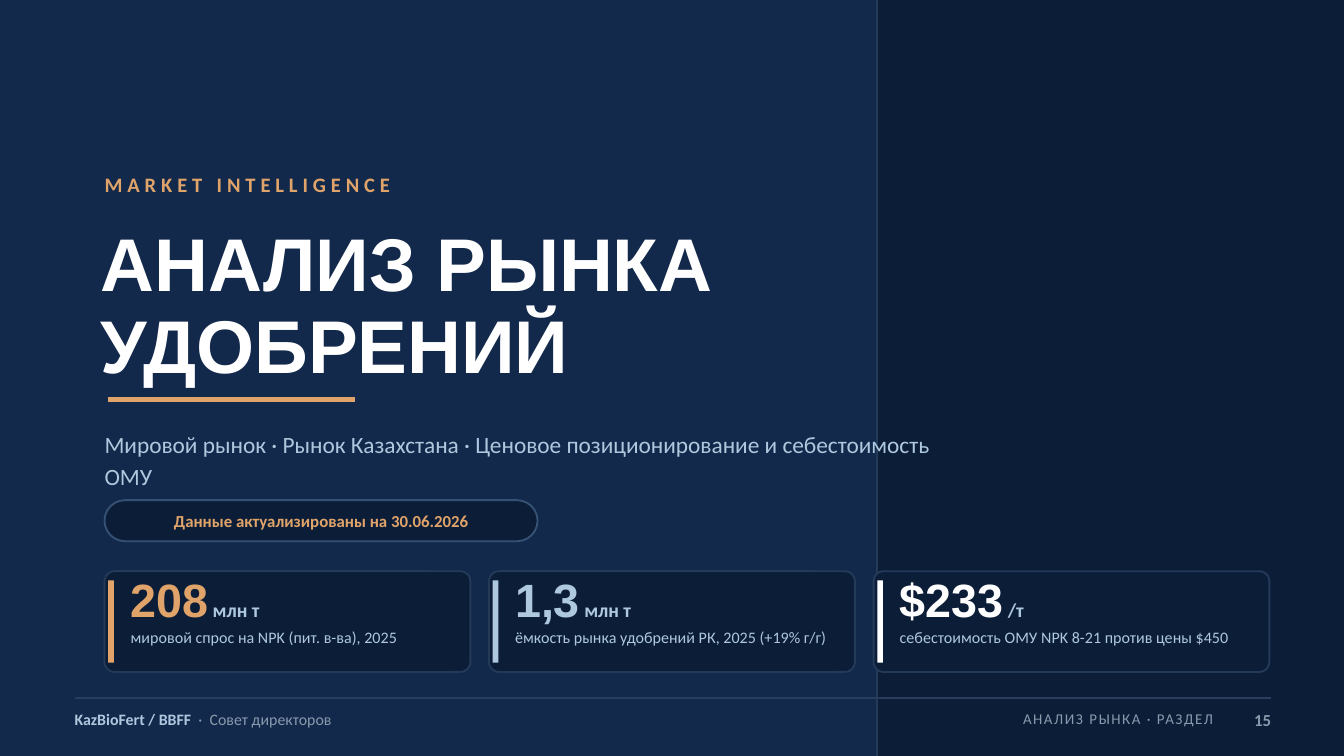
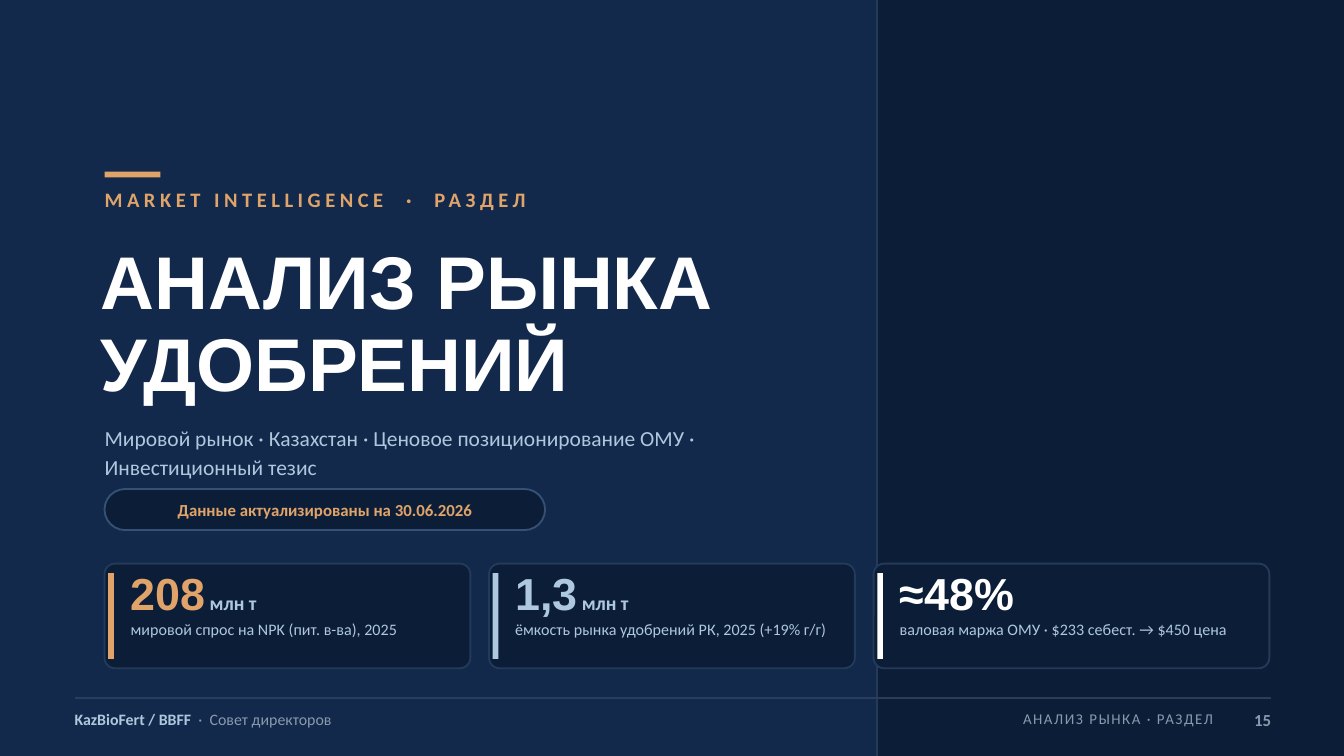
Before and after one commit to aoobakirov/board-presentation, a slide deck: slide 15 of KazBioFert_Board_Presentation_FINAL_20260709.pptx. Drawn at 1344x756 pixels with LibreOffice and Linux fonts; fonts in the diff are those of the drawing. Boxes give left, top, right and bottom in pixels: in the first picture for what was removed or moved away, otherwise in the second. Text is boxed around its words. In the diff, an @@ line names an element or a change of style, - is before the commit and + after.

```diff
--- a/KazBioFert_Board_Presentation_FINAL_20260709.pptx
+++ b/KazBioFert_Board_Presentation_FINAL_20260709.pptx
@@ rectangle added at <box>105,172,161,177</box>, fill #E0A46A @@
@@ text at <box>105,193,383,207</box>: text changed @@
-MARKET INTELLIGENCE
+MARKET INTELLIGENCE · РАЗДЕЛ
@@ text "АНАЛИЗ РЫНКА": place and size @@
-text "АНАЛИЗ РЫНКА" at <box>101,239,712,292</box>
+text "АНАЛИЗ РЫНКА" at <box>101,257,712,310</box>
@@ text "УДОБРЕНИЙ": place and size @@
-text "УДОБРЕНИЙ" at <box>101,314,569,387</box>
+text "УДОБРЕНИЙ" at <box>101,332,569,405</box>
@@ line removed from (109, 399) to (355, 399) @@
@@ text at <box>105,431,684,479</box>: text changed; size 12.5 to 11.5 pt @@
-Мировой рынок · Рынок Казахстана · Ценовое позиционирование и себестоимость ОМУ
+Мировой рынок · Казахстан · Ценовое позиционирование ОМУ · Инвестиционный тезис
@@ text "Данные актуализированы на 30.06.2026": place and size @@
-text "Данные актуализированы на 30.06.2026" at <box>174,515,468,530</box>
+text "Данные актуализированы на 30.06.2026" at <box>178,504,472,519</box>
@@ rounded rectangle: place and size @@
-rounded rectangle at <box>105,500,538,542</box>
+rounded rectangle at <box>105,489,546,531</box>
@@ rounded rectangle: place and size @@
-rounded rectangle at <box>105,571,470,672</box>
+rounded rectangle at <box>105,563,470,668</box>
@@ rounded rectangle: place and size @@
-rounded rectangle at <box>489,571,855,672</box>
+rounded rectangle at <box>489,563,855,668</box>
@@ rounded rectangle: place and size @@
-rounded rectangle at <box>874,571,1269,672</box>
+rounded rectangle at <box>874,563,1269,668</box>
@@ rectangle: place and size @@
-rectangle at <box>109,581,114,663</box>
+rectangle at <box>109,573,114,659</box>
@@ text "208 млн т" at <box>131,578,257,611</box>: size 25 to 24 pt in "208" @@
@@ rectangle: place and size @@
-rectangle at <box>493,581,499,663</box>
+rectangle at <box>493,573,499,659</box>
@@ text "1,3 млн т" at <box>515,578,629,617</box>: size 25 to 24 pt in "1,3" @@
@@ rectangle: place and size @@
-rectangle at <box>878,581,883,663</box>
+rectangle at <box>878,573,883,659</box>
@@ text at <box>900,578,1014,611</box>: text changed; size 25 to 24 pt @@
-$233 /т
+≈48%
@@ text "мировой спрос на NPK (пит. ...": place and size @@
-text "мировой спрос на NPK (пит. ..." at <box>131,631,397,646</box>
+text "мировой спрос на NPK (пит. ..." at <box>131,623,397,638</box>
@@ text "ёмкость рынка удобрений РК, 2025 ...": place and size @@
-text "ёмкость рынка удобрений РК, 2025 ..." at <box>515,631,826,646</box>
+text "ёмкость рынка удобрений РК, 2025 ..." at <box>515,623,826,638</box>
@@ text at <box>900,624,1227,638</box>: text changed @@
-себестоимость ОМУ NPK 8-21 против цены $450
+валовая маржа ОМУ · $233 себест. → $450 цена
```
Also in this commit, not shown: 10 other slides changed, 1 slide added, 3 other files.
